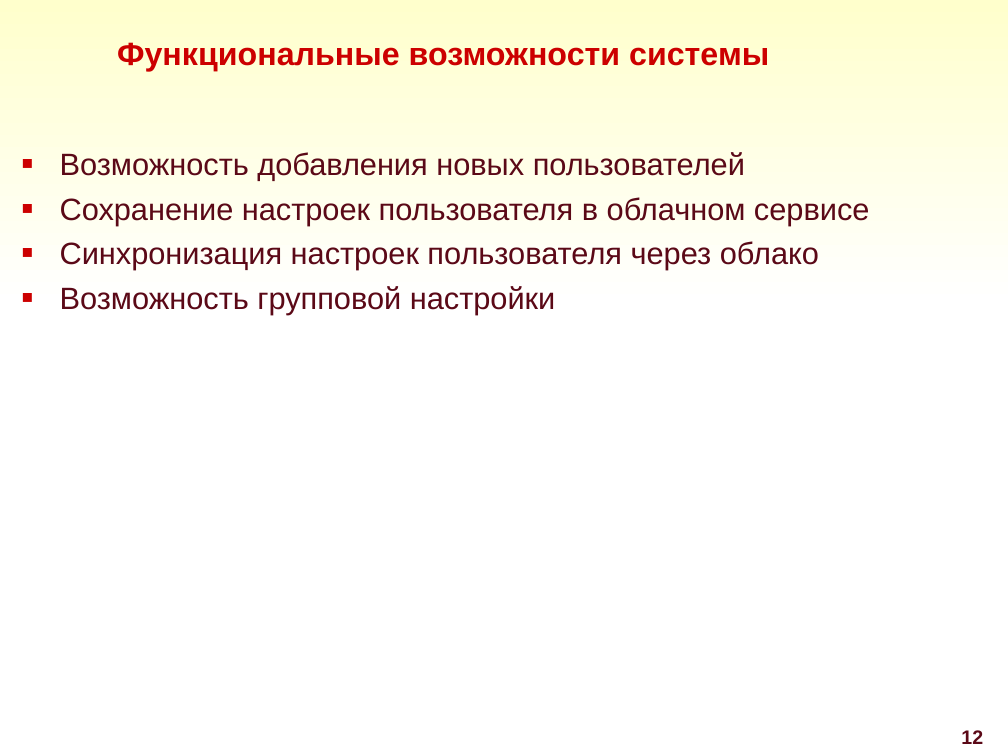
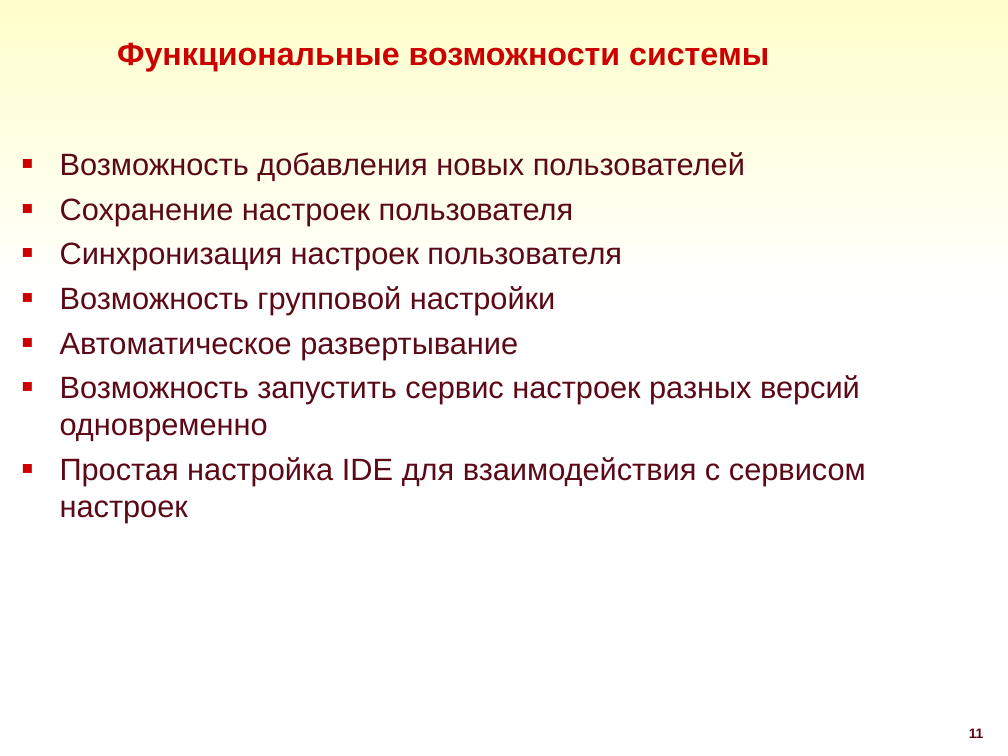
Before and after one commit to DmitryZagr/Diploma, a slide deck: slide 11 of преза/Zagrebaev.PPT (slide 12 before the commit). Drawn at 1008x756 pixels with LibreOffice and Linux fonts; fonts in the diff are those of the drawing; background and template pictures are left out. Boxes give left, top, right and bottom in pixels: in the first picture for what was removed or moved away, otherwise in the second. Text is boxed around its words. In the diff, an @@ line names an element or a change of style, - is before the commit and + after.

```diff
--- a/преза/Zagrebaev.PPT
+++ b/преза/Zagrebaev.PPT
@@ text at [60, 198, 622, 270]: text changed @@
-■ Сохранение настроек пользователя в облачном сервисе
-■ Синхронизация настроек пользователя через облако
+■ Сохранение настроек пользователя
+■ Синхронизация настроек пользователя
@@ text at [60, 332, 866, 522]: paragraphs added @@
+■ Автоматическое развертывание
+■ Возможность запустить сервис настроек разных версий одновременно
+■ Простая настройка IDE для взаимодействия с сервисом настроек
@@ page number at [969, 728, 984, 738]: text changed; size 14 to 9.8 pt @@
-12
+11
```
Also in this commit, not shown: 9 other slides changed, 4 slides added, 5 slides removed, 3 other files.
